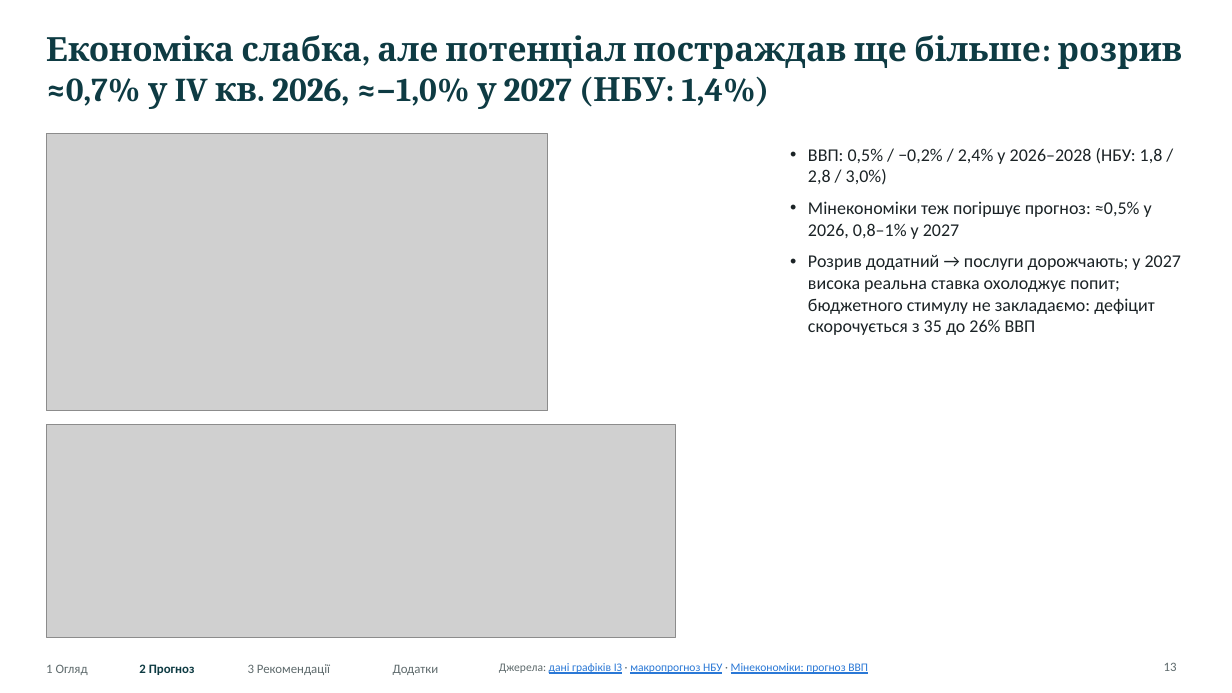
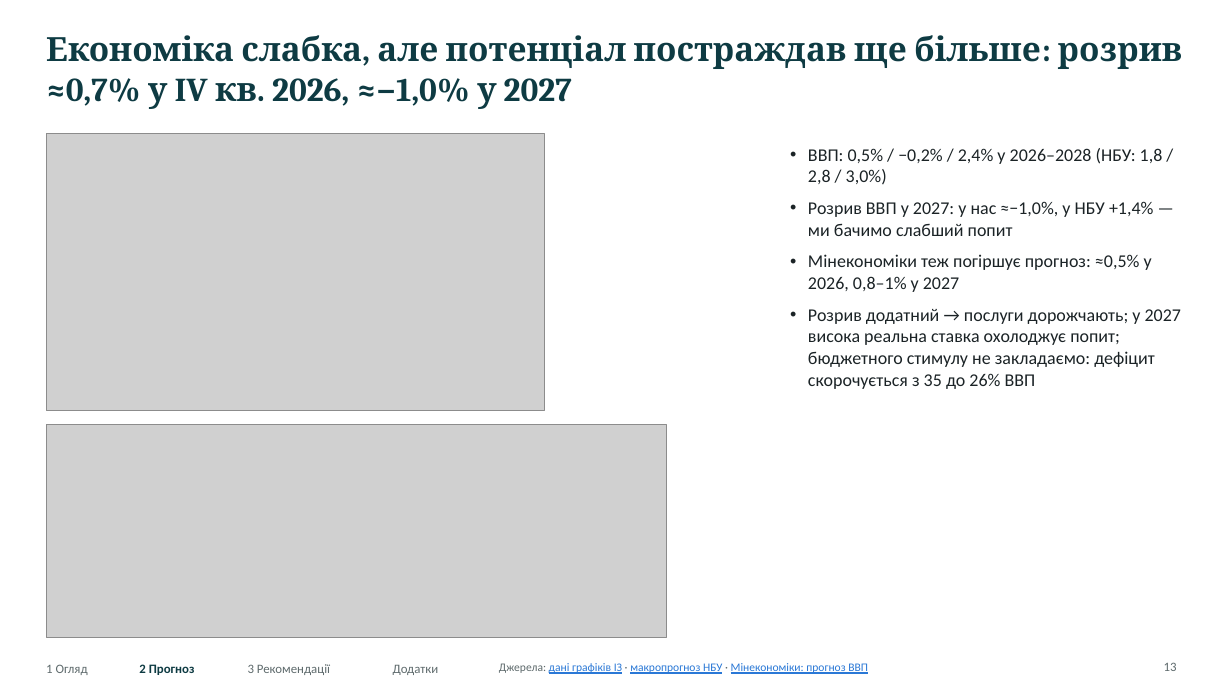
Before and after one commit to caplitt/nbu-challenge-2026, a slide deck: slide 13 of presentation/NBU_University_Challenge_2026.pptx. Drawn at 1232x693 pixels with LibreOffice and Linux fonts; fonts in the diff are those of the drawing; grey boxes stand for pictures. Boxes give left, top, right and bottom in pixels: in the first picture for what was removed or moved away, otherwise in the second. Text is boxed around its words. In the diff, an @@ line names an element or a change of style, - is before the commit and + after.

```diff
--- a/presentation/NBU_University_Challenge_2026.pptx
+++ b/presentation/NBU_University_Challenge_2026.pptx
@@ title at [46,35,1183,109]: text changed @@
-Економіка слабка, але потенціал постраждав ще більше: розрив ≈0,7% у IV кв. 2026, ≈−1,0% у 2027 (НБУ: 1,4%)
+Економіка слабка, але потенціал постраждав ще більше: розрив ≈0,7% у IV кв. 2026, ≈−1,0% у 2027
@@ picture: place and size @@
-picture at [46,134,548,411]
+picture at [46,134,544,411]
@@ text at [808,201,1153,236]: paragraph added @@
+• Розрив ВВП у 2027: у нас ≈−1,0%, у НБУ +1,4% — ми бачимо слабший попит
@@ picture: place and size @@
-picture at [46,425,677,638]
+picture at [46,425,667,638]
```
Also in this commit, not shown: 22 other slides changed, 34 other files.
